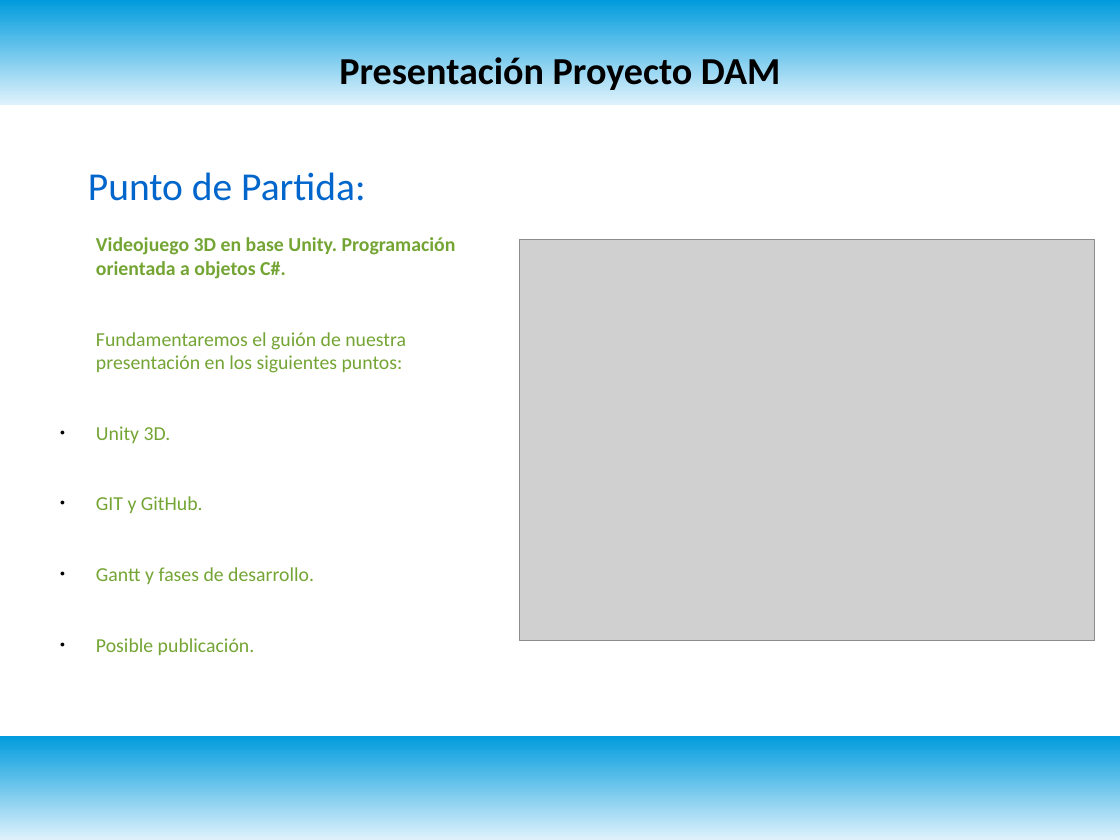
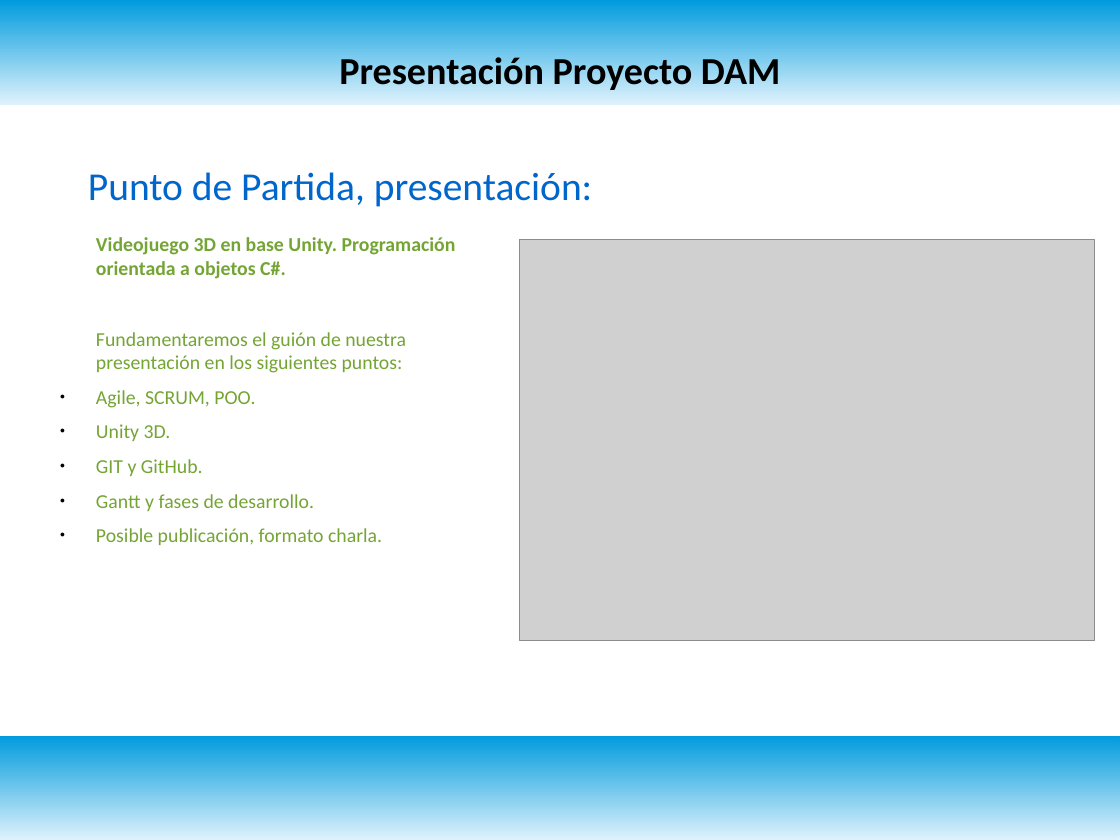
Before and after one commit to hectorgomezarino/ProyectoDAM, a slide deck: slide 2 of PresentaciónProyecto.odp. Drawn at 1120x840 pixels with LibreOffice and Linux fonts; fonts in the diff are those of the drawing; grey boxes stand for pictures. Boxes give left, top, right and bottom in pixels: in the first picture for what was removed or moved away, otherwise in the second. Text is boxed around its words. In the diff, an @@ line names an element or a change of style, - is before the commit and + after.

```diff
--- a/PresentaciónProyecto.odp
+++ b/PresentaciónProyecto.odp
@@ text at box(88, 172, 592, 207): text changed @@
-Punto de Partida:
+Punto de Partida, presentación:
@@ text at box(96, 390, 255, 408): paragraph added @@
+● Agile, SCRUM, POO.
@@ text at box(96, 424, 314, 511): less space between paragraphs @@
@@ text at box(96, 528, 382, 545): text changed @@
-● Posible publicación.
+● Posible publicación, formato charla.
```
Also in this commit, not shown: 2 other slides changed, 5 slides added, 1 other file.
